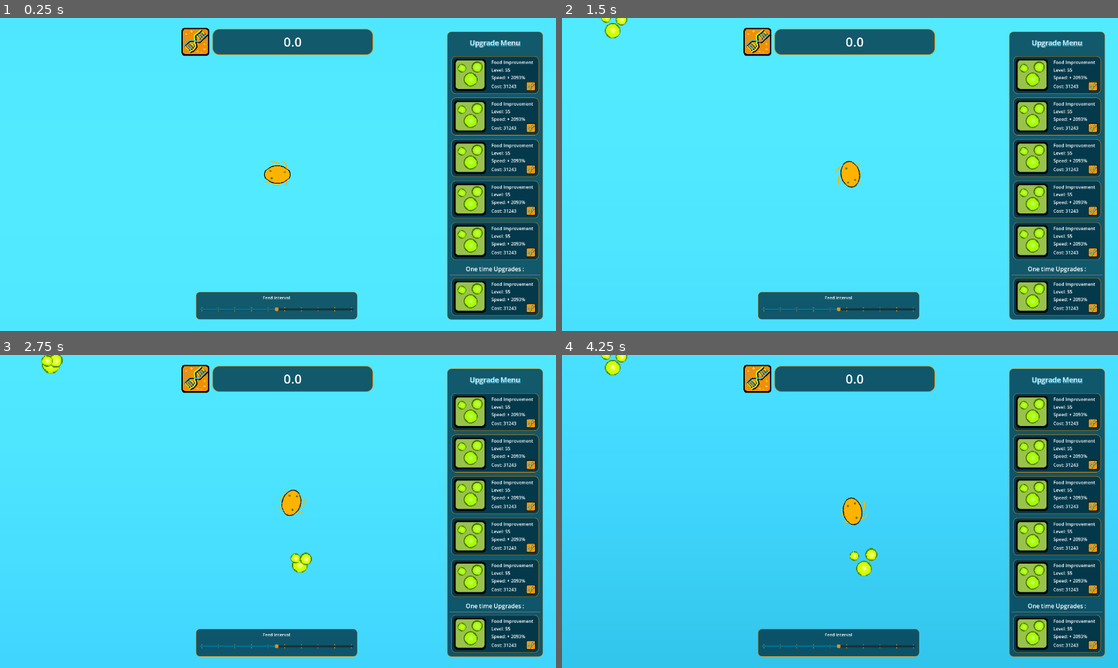
Above: before the commit, frames 1-4 (two rows, left to right).
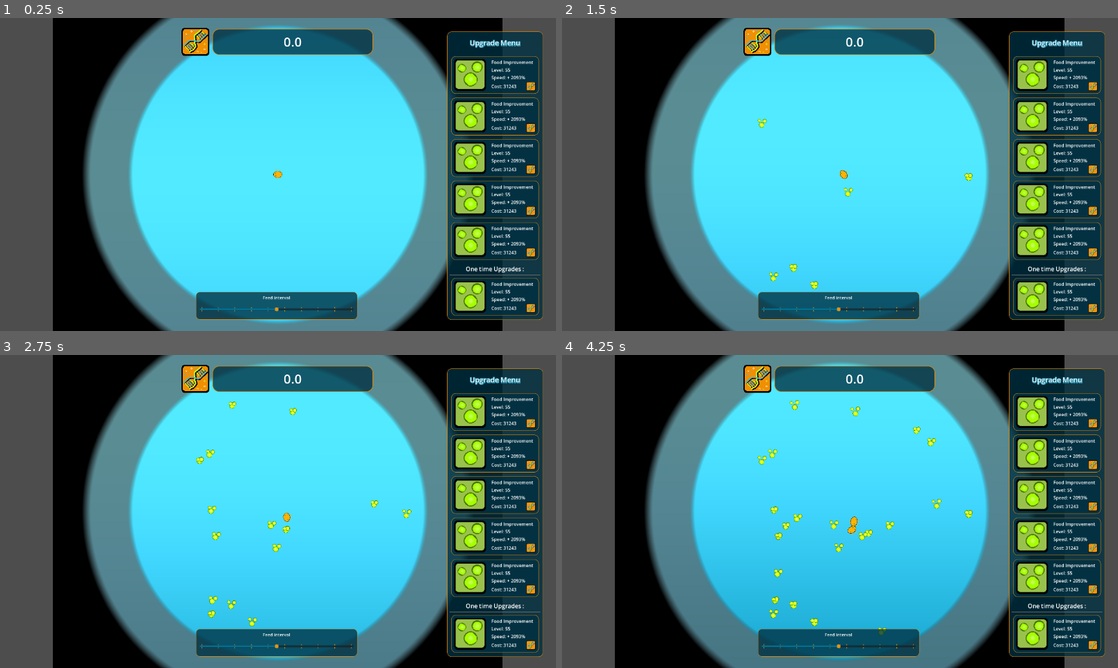
Above: after the commit, the same moments.

Repository: MisterIXI/chili-code-jam-4
Game: Godot game, scene res://entities/game/game_scene.tscn
The game is run twice, just before and just after one commit, with the same random seed, the same clock (stepped at 60 frames per second) and the same inputs. The project has no main scene, so this scene is started directly. The engine's default icon, where the game draws it, is replaced by a stand-in: a white triangle on a blue panel in a dark square.
Inputs (mouse positions are in pixels of both pictures, inside the frame that each line leads up to):
- Up to frame 1 (0.25 s): no input
- Up to frame 2 (1.5 s): tap Enter at 0.5 s; move the mouse to (856, 43) at 0.52 s; hold D (move_right) 0.53-1.28 s; click (856, 43) at 0.67 s; move the mouse to (728, 190) at 1.27 s; hold Down (move_backward) from 1.28 s (still down)
- Up to frame 3 (2.75 s): move the mouse to (333, 442) at 2.02 s; release Down (move_backward) at 2.03 s; hold D (move_right) from 2.03 s (still down)
- Up to frame 4 (4.25 s): move the mouse to (812, 574) at 2.77 s; release D (move_right) at 2.78 s; hold W (move_forward) 2.78-3.53 s; click (812, 574) at 2.92 s; move the mouse to (1006, 558) at 3.52 s; hold A (move_left) from 3.53 s (still down)

The runs differ from the first frame. In frame 1, 48% of the frame differs, in the area x 0-100%, y 0-100%; in frame 2, 48%; in frame 3, 49%; in frame 4, 49%.

Commit message:
borked fake spawn

Diff:
--- a/autoload/food_manager.gd
+++ b/autoload/food_manager.gd
@@ -1,3 +1,4 @@
+class_name FoodManager
 extends Node2D
 const FOOD_SCENE = preload("res://entities/food/food.tscn")
 var base_food_value : int = 0
@@ -5,8 +6,11 @@
 var stat_food_cycles : int  = 0
 var offset : Vector2 = Vector2( 50,50)
 #privates
+const FOOD_MULT: int = 3
+@onready var timer : Timer = $Timer
 
-@onready var timer : Timer = $Timer
+func get_food_rate() -> float:
+	return timer.wait_time * FOOD_MULT
 
 func _ready() -> void:
 	timer.timeout.connect(_on_timer_timeout)
@@ -20,7 +24,8 @@
 
 func next_cycle() ->void:
 	# get camera
-	spawn((Vector2.RIGHT * randf() * 850).rotated(randf() * PI * 2))
+	for x in range(FOOD_MULT):
+		spawn((Vector2.RIGHT * randf() * 850).rotated(randf() * PI * 2))
 	# stat up
 	stat_food_cycles += 1
 
--- a/entities/bacteria/smart_bacteria.tscn
+++ b/entities/bacteria/smart_bacteria.tscn
@@ -7,7 +7,7 @@
 radius = 23.021729
 
 [sub_resource type="CircleShape2D" id="CircleShape2D_bn0wc"]
-radius = 700.0
+radius = 200.0
 
 [node name="SmartBacteria" type="RigidBody2D" unique_id=328930080]
 collision_mask = 4
--- a/entities/bacteria/spawn_manager.gd
+++ b/entities/bacteria/spawn_manager.gd
@@ -4,14 +4,18 @@
 const BACTERIA_SCENE = preload("res://entities/test/bubble.tscn")
 const SMART_BACTERIA_SCENE = preload("res://entities/bacteria/smart_bacteria.tscn")
 @export var real_spawn_curve: Curve
-var max_bacteria : int = 500
+@export var food_mgr: FoodManager
+var max_bacteria : float = 500
 var start_health : int = 10
 var start_speed  : float = 100
 var cooldown : float = 2.0
 var max_food_eaten: int = 5
 var fake_bacteria_count: float
 var current_spawn_cap: float = 10_000
-
+var spawn_tracker_cd: float = 0.5
+var spawn_stat_arr: Array[float] = []
+var avg_spawn_rate: float = 0
+var spawn_accum: float = 0
 static var singleton
 
 func _init():
@@ -20,8 +24,29 @@
 func _ready() -> void:
 	# _new_bacteria(start_health * 10,start_speed*2,  global_position)
 	_new_smart_bacteria(Vector2(0,0))
-	max_bacteria = GameData.game_settings.get("max_bacterias")
+	# max_bacteria = GameData.game_settings.get("max_bacterias")
 	pass
+
+func _physics_process(delta):
+	spawn_tracker_cd -= delta
+	if spawn_tracker_cd <= 0:
+		spawn_tracker_cd = 0.5
+		spawn_stat_arr.append(spawn_accum)
+		if spawn_stat_arr.size() == 1:
+			return
+		if spawn_stat_arr.size() > 10:
+			spawn_stat_arr.pop_front()
+		var rate_acc: float = 0
+		for i in range(spawn_stat_arr.size() - 1):
+			rate_acc += spawn_stat_arr[i + 1] - spawn_stat_arr[i]
+		avg_spawn_rate = rate_acc / (spawn_stat_arr.size() - 1)
+		var real_bac_count = get_child_count()
+		var fake_mult = real_spawn_curve.sample((real_bac_count + fake_bacteria_count) / fake_bacteria_count)
+		var fake_kill: float = ((1 - fake_mult) * food_mgr.get_food_rate() * 10)
+		fake_bacteria_count = max(0, fake_bacteria_count - fake_kill)
+		print("Bacteria (r/f): (", real_bac_count, "/", fake_bacteria_count,")\nAvg rate: ", avg_spawn_rate, "\nFake Mult: ", fake_mult , "\nFake Kill: ", fake_kill)
+		fake_spawn(avg_spawn_rate * delta * 2 / real_bac_count * fake_bacteria_count)
+
 
 func get_current_bacterias_count() -> float:
 	return get_child_count() + fake_bacteria_count
@@ -29,11 +54,12 @@
 func fake_spawn(count: float) -> void:
 	var bac_count = get_current_bacterias_count()
 	count = min(current_spawn_cap - bac_count, count)
-	var real_spawn_percent: float = real_spawn_curve.sample(bac_count / max_bacteria)
+	var real_spawn_percent: float = real_spawn_curve.sample(get_child_count() / max_bacteria)
 	var real_spawn_count: int = floor(count * real_spawn_percent)
 	fake_bacteria_count += count * (1.0 - real_spawn_percent)
 	for i in range(real_spawn_count):
 		_new_smart_bacteria((Vector2.RIGHT * randf() * 700).rotated(randf() * PI * 2))
+	spawn_accum += real_spawn_count
 	#TODO: Count spawn for stats
 
 
@@ -45,13 +71,13 @@
 	var is_real_spawn: bool = randf() < real_spawn_curve.sample(float(real_bac_count) / max_bacteria)
 	if is_real_spawn:
 		_new_smart_bacteria(_pos)
+		spawn_accum += 1
 	else:
 		fake_bacteria_count += 1.0
-
 	# Use range(value) to iterate the requested number of times
 	#for n in range(1):
 	# _new_bacteria(start_health,start_speed, _pos)
-	print("Bacteria#: ", get_child_count())
+	# print("Bacteria#: ", get_child_count())
 	#TODO: Count spawn for stats
 
 func _new_bacteria(_start_health : int, _start_speed : float, _pos : Vector2) ->void:
--- a/entities/game/game_scene.tscn
+++ b/entities/game/game_scene.tscn
@@ -94,11 +94,13 @@
 texture = SubResource("GradientTexture2D_h5h23")
 
 [node name="Camera2D" type="Camera2D" parent="." unique_id=191204191]
+zoom = Vector2(0.345, 0.345)
 
 [node name="DirectionalLight2D" type="DirectionalLight2D" parent="." unique_id=1199567011]
 energy = 0.25
 
-[node name="Spawn_Manager" parent="." unique_id=1027638047 groups=["spawn_manager"] instance=ExtResource("2_h5h23")]
+[node name="Spawn_Manager" parent="." unique_id=1027638047 node_paths=PackedStringArray("food_mgr") groups=["spawn_manager"] instance=ExtResource("2_h5h23")]
+food_mgr = NodePath("../Food_Manager")
 
 [node name="Food_Manager" parent="." unique_id=683063397 instance=ExtResource("3_dfmu6")]
 
